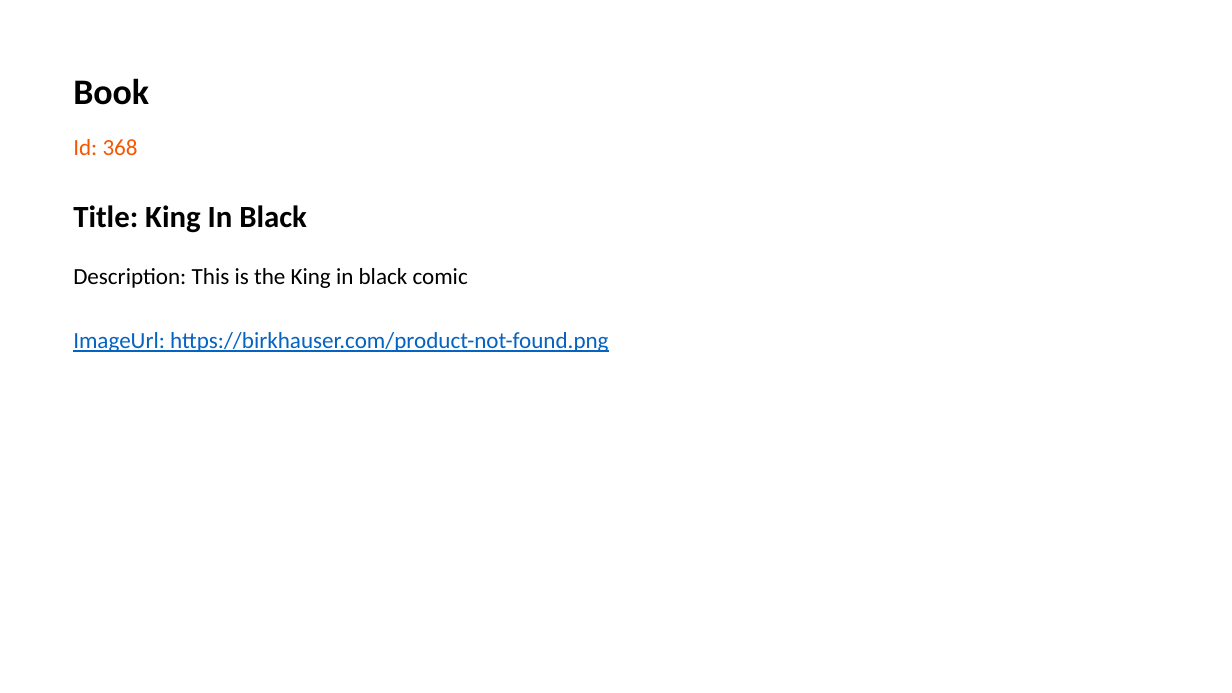
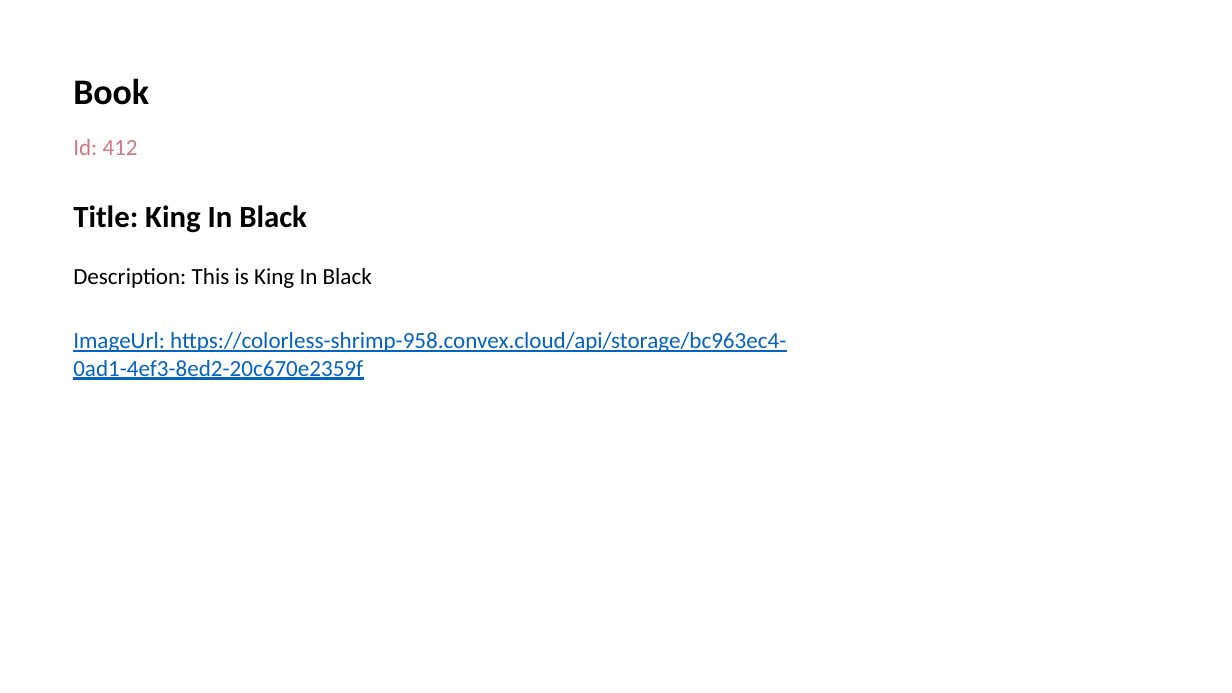
Before and after one commit to table-harmony/aspharmony, a slide deck: slide 1 of Storage/App_Data/Books/Solace.pptx. Drawn at 1232x693 pixels with LibreOffice and Linux fonts; fonts in the diff are those of the drawing. Boxes give left, top, right and bottom in pixels: in the first picture for what was removed or moved away, otherwise in the second. Text is boxed around its words. In the diff, an @@ line names an element or a change of style, - is before the commit and + after.

```diff
--- a/Storage/App_Data/Books/Solace.pptx
+++ b/Storage/App_Data/Books/Solace.pptx
@@ text at box(73, 139, 138, 155): text changed; text colour #F45805 to #D07886 @@
-Id: 368
+Id: 412
@@ text at box(73, 268, 372, 288): text changed @@
-Description: This is the King in black comic
+Description: This is King In Black
@@ text at box(73, 332, 786, 380): text changed @@
-ImageUrl: https://birkhauser.com/product-not-found.png
+ImageUrl: https://colorless-shrimp-958.convex.cloud/api/storage/bc963ec4-0ad1-4ef3-8ed2-20c670e2359f
```
Also in this commit, not shown: 1 other slide changed, 1 slide added, 33 other files.
